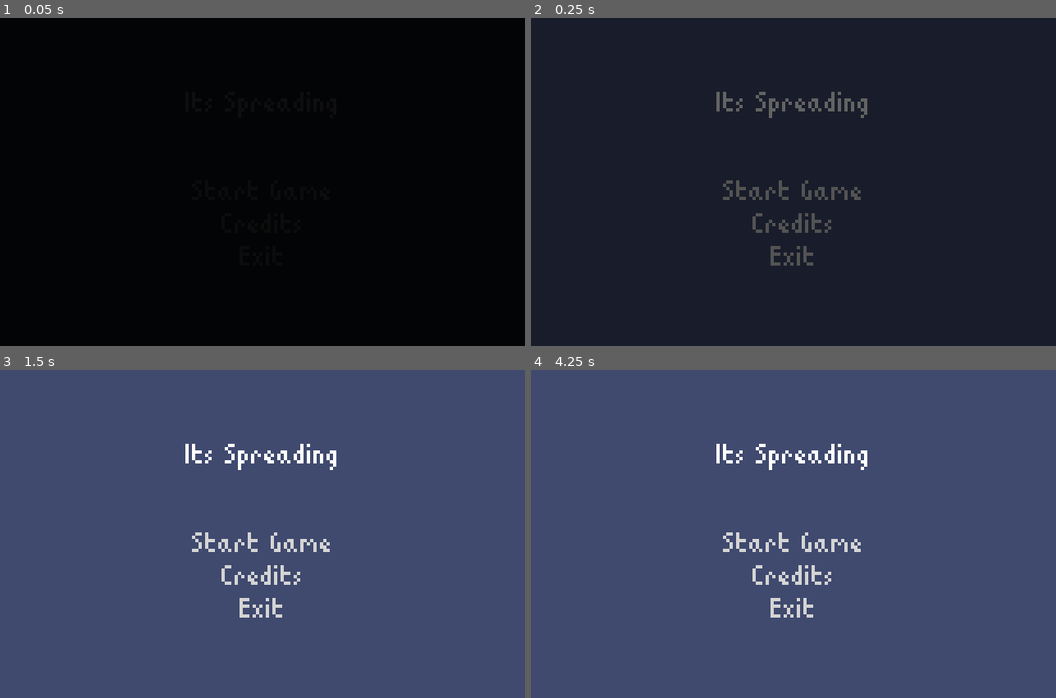
Above: before the commit, frames 1-4 (two rows, left to right).
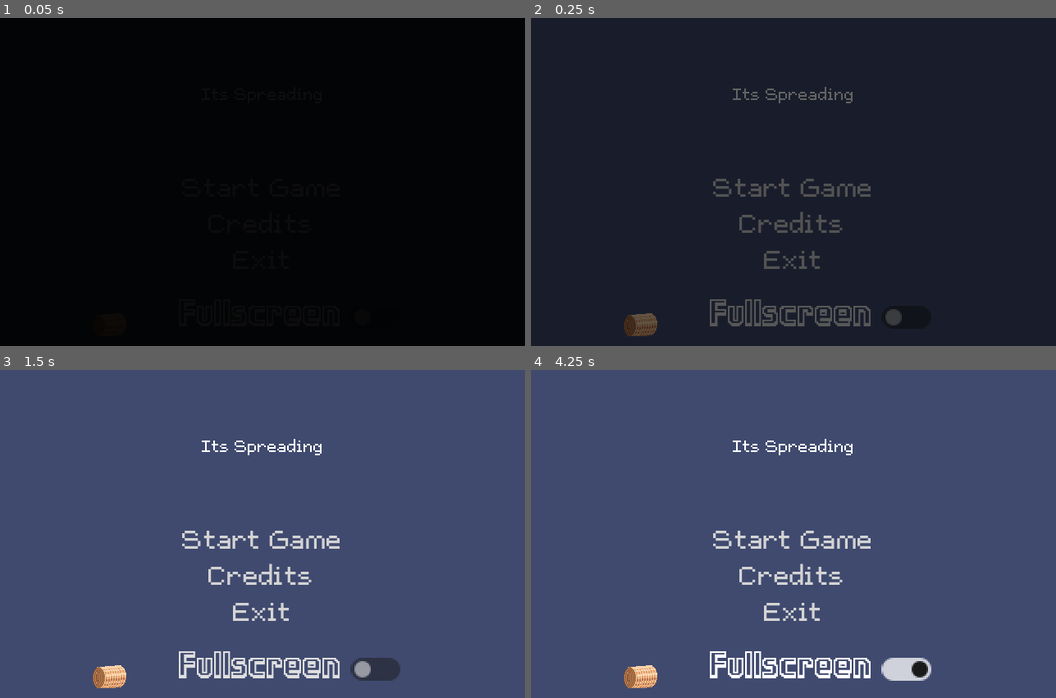
Above: after the commit, the same moments.

Repository: ColtonPhillips/its-spreading
Game: Godot game, scene res://scenes/gui/main_menu/main_menu.tscn
Same seed, same stepped clock (60 frames per second), same inputs: the game is played once before the commit and once after it. Sound files missing from this copy of the repository are replaced by a short silence.
Inputs:
- Up to frame 1 (0.05 s): no input
- Up to frame 2 (0.25 s): no input
- Up to frame 3 (1.5 s): hold D (move_right) 0.53-1.28 s; tap Enter at 1.25 s; hold S (move_down) from 1.28 s (still down)
- Up to frame 4 (4.25 s): tap Space at 2, 3.5 s; release S (move_down) at 2.03 s; hold D (move_right) 2.03-2.78 s; tap Enter at 2.75 s; hold W (move_up) 2.78-3.53 s; hold A (move_left) from 3.53 s (still down); tap Escape (pause) at 4.15 s

The runs differ from the first frame. In frame 2, 3.7% of the frame differs, in the area x 17-71%, y 21-97%; in frame 3, 4.6%; in frame 4, 4.6%, in the area x 17-77%, y 21-97%.

Commit message:
refactored folders, accidentally broke themes, played with themes, added full screen option + bindings
heres a novel thought? sorting your crap.

Diff:
--- a/font/font_theme.tres
+++ /dev/null
@@ -1,6 +0,0 @@
-[gd_resource type="Theme" load_steps=2 format=3 uid="uid://bcf1wtgftcnmh"]
-
-[ext_resource type="FontFile" uid="uid://dmompifepalc2" path="res://font/ttf/ChevyRay - Babyblocks.ttf" id="1_ygrel"]
-
-[resource]
-default_font = ExtResource("1_ygrel")
--- a/project.godot
+++ b/project.godot
@@ -38,6 +38,12 @@
 movie_writer/movie_file="C:/Users/Blair/Desktop/godot.avi"
 movie_writer/disable_vsync=true
 movie_writer/fps=30
+
+[file_customization]
+
+folder_colors={
+"res://source/": "yellow"
+}
 
 [input]
 
@@ -84,6 +90,12 @@
 , Object(InputEventJoypadButton,"resource_local_to_scene":false,"resource_name":"","device":-1,"button_index":4,"pressure":0.0,"pressed":false,"script":null)
 ]
 }
+toggle_fullscreen={
+"deadzone": 0.5,
+"events": [Object(InputEventKey,"resource_local_to_scene":false,"resource_name":"","device":-1,"window_id":0,"alt_pressed":false,"shift_pressed":false,"ctrl_pressed":false,"meta_pressed":false,"pressed":false,"keycode":0,"physical_keycode":4194342,"key_label":0,"unicode":0,"echo":false,"script":null)
+, Object(InputEventKey,"resource_local_to_scene":false,"resource_name":"","device":-1,"window_id":0,"alt_pressed":true,"shift_pressed":false,"ctrl_pressed":false,"meta_pressed":false,"pressed":false,"keycode":0,"physical_keycode":4194309,"key_label":0,"unicode":0,"echo":false,"script":null)
+]
+}
 
 [layer_names]
 
--- a/scenes/gameplay/enemy/enemies/fire_orb_enemy.tscn
+++ b/scenes/gameplay/enemy/enemies/fire_orb_enemy.tscn
@@ -1,7 +1,7 @@
 [gd_scene load_steps=11 format=3 uid="uid://bjopb88sq766e"]
 
 [ext_resource type="PackedScene" uid="uid://0pcv5ermn1p" path="res://scenes/gameplay/enemy/enemy.tscn" id="1_ni0a7"]
-[ext_resource type="Texture2D" uid="uid://cfwrapopm5gpd" path="res://art/gameplay/enemies/fire_orb.png" id="2_4w3uu"]
+[ext_resource type="Texture2D" uid="uid://cfwrapopm5gpd" path="res://res/art/gameplay/enemies/fire_orb.png" id="2_4w3uu"]
 [ext_resource type="Resource" uid="uid://bu1pcfn87u3ow" path="res://resources/stats/actor/enemies/fire_orb_stats.tres" id="3_rn4ym"]
 
 [sub_resource type="AtlasTexture" id="AtlasTexture_chd8f"]
--- a/scenes/gameplay/enemy/enemies/wisp_enemy.tscn
+++ b/scenes/gameplay/enemy/enemies/wisp_enemy.tscn
@@ -1,7 +1,7 @@
 [gd_scene load_steps=12 format=3 uid="uid://dkiuk5y53nmy2"]
 
 [ext_resource type="PackedScene" uid="uid://0pcv5ermn1p" path="res://scenes/gameplay/enemy/enemy.tscn" id="1_da14o"]
-[ext_resource type="Texture2D" uid="uid://i6jyp6ge72mt" path="res://art/gameplay/enemies/wisp.png" id="2_ebks5"]
+[ext_resource type="Texture2D" uid="uid://i6jyp6ge72mt" path="res://res/art/gameplay/enemies/wisp.png" id="2_ebks5"]
 [ext_resource type="Resource" uid="uid://duhyac1dhce1a" path="res://resources/stats/actor/enemies/wisp_stats.tres" id="3_6gfxt"]
 
 [sub_resource type="AtlasTexture" id="AtlasTexture_y4aqi"]
--- a/scenes/gameplay/enemy/enemy.tscn
+++ b/scenes/gameplay/enemy/enemy.tscn
@@ -3,14 +3,14 @@
 [ext_resource type="Script" path="res://scenes/gameplay/enemy/enemy.gd" id="1_bi6oj"]
 [ext_resource type="PackedScene" uid="uid://dxwaejsl8qimd" path="res://scenes/components/physics/hurt_box.tscn" id="2_lk76p"]
 [ext_resource type="PackedScene" uid="uid://cjafynpl3f6fd" path="res://scenes/gameplay/loot/pickup.tscn" id="2_wgvuk"]
-[ext_resource type="Texture2D" uid="uid://d07g3qtks3hl2" path="res://art/gameplay/shadow.png" id="3_cl4l7"]
+[ext_resource type="Texture2D" uid="uid://d07g3qtks3hl2" path="res://res/art/gameplay/shadow.png" id="3_cl4l7"]
 [ext_resource type="PackedScene" uid="uid://bdm5fxr8cplx8" path="res://scenes/components/physics/hit_box.tscn" id="3_nlj2i"]
 [ext_resource type="Script" path="res://scenes/components/movement/move_character_body_2d_component.gd" id="3_ynl7d"]
 [ext_resource type="Script" path="res://scenes/components/stats/actor_stats_component.gd" id="6_ysjh2"]
 [ext_resource type="Script" path="res://scenes/components/scale/scale_component.gd" id="7_44dt6"]
-[ext_resource type="AudioStream" uid="uid://cuj7221o7bai8" path="res://sound/sfx/hurt_enemy.wav" id="8_d7esr"]
+[ext_resource type="AudioStream" uid="uid://cuj7221o7bai8" path="res://res/sound/sfx/hurt_enemy.wav" id="8_d7esr"]
 [ext_resource type="Script" path="res://scenes/components/sound/variable_pitch_audio_stream_player.gd" id="9_lleqn"]
-[ext_resource type="AudioStream" uid="uid://d5y37mp1gb6e" path="res://sound/sfx/kill_enemy.wav" id="10_f1etg"]
+[ext_resource type="AudioStream" uid="uid://d5y37mp1gb6e" path="res://res/sound/sfx/kill_enemy.wav" id="10_f1etg"]
 
 [node name="Enemy" type="CharacterBody2D" groups=["enemy"]]
 y_sort_enabled = true
--- a/scenes/gameplay/loot/pickup.tscn
+++ b/scenes/gameplay/loot/pickup.tscn
@@ -1,6 +1,6 @@
 [gd_scene load_steps=14 format=3 uid="uid://cjafynpl3f6fd"]
 
-[ext_resource type="Texture2D" uid="uid://35khk818c4kx" path="res://art/gameplay/pickups/smoke_pickup.png" id="1_eykr0"]
+[ext_resource type="Texture2D" uid="uid://35khk818c4kx" path="res://res/art/gameplay/pickups/smoke_pickup.png" id="1_eykr0"]
 [ext_resource type="Script" path="res://scenes/gameplay/loot/pickup.gd" id="1_n707f"]
 [ext_resource type="Script" path="res://scenes/components/movement/move_position_component.gd" id="3_cmepo"]
 
--- a/scenes/gameplay/obstacles/blocks/bale_block.tscn
+++ b/scenes/gameplay/obstacles/blocks/bale_block.tscn
@@ -1,7 +1,7 @@
 [gd_scene load_steps=4 format=3 uid="uid://bk8yby3ot6nju"]
 
 [ext_resource type="PackedScene" uid="uid://kcswp7pahkxl" path="res://scenes/gameplay/obstacles/block.tscn" id="1_1qq4d"]
-[ext_resource type="Texture2D" uid="uid://6liiirbd1fed" path="res://art/gameplay/environment/hay_bale.png" id="2_ahk8s"]
+[ext_resource type="Texture2D" uid="uid://6liiirbd1fed" path="res://res/art/gameplay/environment/hay_bale.png" id="2_ahk8s"]
 
 [sub_resource type="CapsuleShape2D" id="CapsuleShape2D_m3nsp"]
 radius = 11.5417
--- a/scenes/gameplay/obstacles/blocks/rock_block.tscn
+++ b/scenes/gameplay/obstacles/blocks/rock_block.tscn
@@ -1,8 +1,8 @@
 [gd_scene load_steps=5 format=3 uid="uid://ir75jd4mwilt"]
 
 [ext_resource type="PackedScene" uid="uid://kcswp7pahkxl" path="res://scenes/gameplay/obstacles/block.tscn" id="1_nc0cd"]
-[ext_resource type="Texture2D" uid="uid://uga1vtov1byt" path="res://art/gameplay/environment/misc.png" id="2_iprcv"]
-[ext_resource type="Texture2D" uid="uid://d07g3qtks3hl2" path="res://art/gameplay/shadow.png" id="3_gi6u7"]
+[ext_resource type="Texture2D" uid="uid://uga1vtov1byt" path="res://res/art/gameplay/environment/misc.png" id="2_iprcv"]
+[ext_resource type="Texture2D" uid="uid://d07g3qtks3hl2" path="res://res/art/gameplay/shadow.png" id="3_gi6u7"]
 
 [sub_resource type="CapsuleShape2D" id="CapsuleShape2D_ghy3b"]
 radius = 4.5
--- a/scenes/gameplay/projectiles/projectiles/water_orb_projectile.tscn
+++ b/scenes/gameplay/projectiles/projectiles/water_orb_projectile.tscn
@@ -1,7 +1,7 @@
 [gd_scene load_steps=10 format=3 uid="uid://csafkqwts3rfk"]
 
 [ext_resource type="PackedScene" uid="uid://bgvdp80mpx8at" path="res://scenes/gameplay/projectiles/projectile.tscn" id="1_04puj"]
-[ext_resource type="Texture2D" uid="uid://c2een0ewjk4wm" path="res://art/gameplay/powers/water_projectile.png" id="2_2bdfl"]
+[ext_resource type="Texture2D" uid="uid://c2een0ewjk4wm" path="res://res/art/gameplay/powers/water_projectile.png" id="2_2bdfl"]
 
 [sub_resource type="AtlasTexture" id="AtlasTexture_kuo6n"]
 atlas = ExtResource("2_2bdfl")
--- a/scenes/global.gd
+++ b/scenes/global.gd
@@ -1,3 +1,12 @@
 extends Node
 
 var player : Player = null
+
+# Don't use this in the main menu!
+var ToggledOn = false
+func Toggle_Fullscreen():
+	ToggledOn = not ToggledOn
+	if ToggledOn:
+		DisplayServer.window_set_mode(DisplayServer.WINDOW_MODE_FULLSCREEN)
+	else:
+		DisplayServer.window_set_mode(DisplayServer.WINDOW_MODE_WINDOWED)
--- a/scenes/gui/credits/credits.tscn
+++ b/scenes/gui/credits/credits.tscn
@@ -1,6 +1,6 @@
 [gd_scene load_steps=3 format=3 uid="uid://51831lqhf2oq"]
 
-[ext_resource type="Theme" uid="uid://bcf1wtgftcnmh" path="res://font/font_theme.tres" id="1_x1b5j"]
+[ext_resource type="Theme" uid="uid://bcf1wtgftcnmh" path="res://themes/font_theme.tres" id="1_x1b5j"]
 [ext_resource type="Script" path="res://scenes/gui/credits/back_button.gd" id="2_0d3ck"]
 
 [node name="Credits" type="MarginContainer"]
--- a/scenes/gui/main_menu/main_menu.gd
+++ b/scenes/gui/main_menu/main_menu.gd
@@ -17,3 +17,11 @@
 
 func _on_exit_link_pressed():
 	get_tree().quit();
+
+
+func _on_check_button_toggled(toggled_on):
+	if toggled_on:
+		DisplayServer.window_set_mode(DisplayServer.WINDOW_MODE_FULLSCREEN)
+	else:
+		DisplayServer.window_set_mode(DisplayServer.WINDOW_MODE_WINDOWED)
+	print (DisplayServer.window_get_mode())
--- a/scenes/gui/main_menu/main_menu.tscn
+++ b/scenes/gui/main_menu/main_menu.tscn
@@ -1,10 +1,29 @@
-[gd_scene load_steps=9 format=3 uid="uid://c6djgc5rsd3g2"]
+[gd_scene load_steps=16 format=3 uid="uid://c6djgc5rsd3g2"]
 
-[ext_resource type="Theme" uid="uid://bcf1wtgftcnmh" path="res://font/font_theme.tres" id="1_142fs"]
 [ext_resource type="Script" path="res://scenes/gui/main_menu/main_menu.gd" id="2_7dbyw"]
 [ext_resource type="Theme" uid="uid://ybvdicuwr115" path="res://scenes/gui/main_menu/main_menu.tres" id="3_84nfo"]
 [ext_resource type="PackedScene" uid="uid://27phkm3uydxm" path="res://scenes/world.tscn" id="3_h4g7h"]
 [ext_resource type="PackedScene" uid="uid://51831lqhf2oq" path="res://scenes/gui/credits/credits.tscn" id="3_m02a8"]
+[ext_resource type="FontFile" uid="uid://dm3ughxiux3id" path="res://res/font/ttf/lowres/ChevyRay - Bird Seed.ttf" id="6_0fs6r"]
+[ext_resource type="Texture2D" uid="uid://6liiirbd1fed" path="res://res/art/gameplay/environment/hay_bale.png" id="6_024mt"]
+[ext_resource type="FontFile" uid="uid://pl05vf8mg4tl" path="res://res/font/ttf/detail/ChevyRay - Bubble Time.ttf" id="6_jha0i"]
+
+[sub_resource type="Theme" id="Theme_xiyjw"]
+default_font = ExtResource("6_0fs6r")
+default_font_size = 10
+
+[sub_resource type="Theme" id="Theme_r36pu"]
+default_font = ExtResource("6_jha0i")
+default_font_size = 22
+
+[sub_resource type="StyleBoxEmpty" id="StyleBoxEmpty_e0hpo"]
+
+[sub_resource type="InputEventKey" id="InputEventKey_g2038"]
+device = -1
+keycode = 4194305
+
+[sub_resource type="Shortcut" id="Shortcut_u8gym"]
+events = [SubResource("InputEventKey_g2038")]
 
 [sub_resource type="Animation" id="Animation_pmv3q"]
 length = 0.001
@@ -78,7 +97,7 @@
 anchor_bottom = 1.0
 grow_horizontal = 2
 grow_vertical = 2
-theme = ExtResource("1_142fs")
+theme = SubResource("Theme_xiyjw")
 
 [node name="MenuLabelsContainer" type="VBoxContainer" parent="MainMenuContainer"]
 layout_mode = 2
@@ -108,6 +127,26 @@
 text = "Exit"
 underline = 2
 
+[node name="Node2D" type="Node2D" parent="MainMenuContainer/MenuLabelsContainer"]
+position = Vector2(5.3, 7.1)
+scale = Vector2(1.015, 1.015)
+
+[node name="CheckButton" type="CheckButton" parent="MainMenuContainer/MenuLabelsContainer/Node2D"]
+custom_minimum_size = Vector2(200, 0)
+layout_direction = 2
+offset_left = -67.2906
+offset_top = 116.158
+offset_right = 132.709
+offset_bottom = 147.158
+tooltip_text = "big ole "
+theme = SubResource("Theme_r36pu")
+theme_override_styles/focus = SubResource("StyleBoxEmpty_e0hpo")
+shortcut = SubResource("Shortcut_u8gym")
+text = "Fullscreen"
+icon = ExtResource("6_024mt")
+alignment = 2
+expand_icon = true
+
 [node name="ColorRect" type="ColorRect" parent="."]
 visible = false
 anchors_preset = 15
@@ -125,3 +164,4 @@
 [connection signal="pressed" from="MainMenuContainer/MenuLabelsContainer/StartGameLink" to="." method="_on_start_game_link_pressed"]
 [connection signal="pressed" from="MainMenuContainer/MenuLabelsContainer/CreditsLink" to="." method="_on_credits_link_pressed"]
 [connection signal="pressed" from="MainMenuContainer/MenuLabelsContainer/ExitLink" to="." method="_on_exit_link_pressed"]
+[connection signal="toggled" from="MainMenuContainer/MenuLabelsContainer/Node2D/CheckButton" to="." method="_on_check_button_toggled"]
--- a/scenes/gui/pause_menu/pause_menu.tscn
+++ b/scenes/gui/pause_menu/pause_menu.tscn
@@ -1,6 +1,6 @@
 [gd_scene load_steps=10 format=3 uid="uid://cpdqptrcoi86i"]
 
-[ext_resource type="Theme" uid="uid://bcf1wtgftcnmh" path="res://font/font_theme.tres" id="1_g8ox3"]
+[ext_resource type="Theme" uid="uid://bcf1wtgftcnmh" path="res://themes/font_theme.tres" id="1_g8ox3"]
 [ext_resource type="PackedScene" uid="uid://c6djgc5rsd3g2" path="res://scenes/gui/main_menu/main_menu.tscn" id="2_34mhg"]
 [ext_resource type="Script" path="res://scenes/gui/pause_menu/pause_menu.gd" id="2_vwlm7"]
 [ext_resource type="Theme" uid="uid://btmi0dwsxaokb" path="res://scenes/gui/pause_menu/paused_label.tres" id="3_05x3o"]
--- a/scenes/player/player.gd
+++ b/scenes/player/player.gd
@@ -23,6 +23,12 @@
 	Global.player = self
 	fire_rate_timer.timeout.connect(fire_weapon)
 
+func _input(event: InputEvent) -> void:
+	var x_mov = Input.get_axis("move_left", "move_right")
+	var x = Input.get("toggle_fullscreen")
+
+	if event.is_action_pressed("toggle_fullscreen"):
+		Global.Toggle_Fullscreen()
 func _physics_process(delta):
 	animation(delta)
 
--- a/scenes/player/player.tscn
+++ b/scenes/player/player.tscn
@@ -1,14 +1,14 @@
 [gd_scene load_steps=21 format=3 uid="uid://c3vntakhy0jq7"]
 
 [ext_resource type="Script" path="res://scenes/player/player.gd" id="1_2stqb"]
-[ext_resource type="Texture2D" uid="uid://d3nftxbopob5v" path="res://art/gameplay/player/player.png" id="2_mluj1"]
+[ext_resource type="Texture2D" uid="uid://d3nftxbopob5v" path="res://res/art/gameplay/player/player.png" id="2_mluj1"]
 [ext_resource type="Script" path="res://scenes/components/spawn/spawner_component.gd" id="3_8jtw5"]
 [ext_resource type="PackedScene" uid="uid://dxwaejsl8qimd" path="res://scenes/components/physics/hurt_box.tscn" id="3_b0mcm"]
 [ext_resource type="Script" path="res://scenes/components/movement/move_character_body_2d_component.gd" id="3_ijo0d"]
 [ext_resource type="Script" path="res://scenes/components/movement/move_input_component.gd" id="3_ptxy4"]
 [ext_resource type="PackedScene" uid="uid://csafkqwts3rfk" path="res://scenes/gameplay/projectiles/projectiles/water_orb_projectile.tscn" id="4_r3uhc"]
 [ext_resource type="Resource" uid="uid://ci047nbwo55s2" path="res://resources/stats/player/player_stats.tres" id="5_4c67a"]
-[ext_resource type="AudioStream" uid="uid://vs343xtxovq0" path="res://sound/sfx/exp_pickup.wav" id="6_7leyi"]
+[ext_resource type="AudioStream" uid="uid://vs343xtxovq0" path="res://res/sound/sfx/exp_pickup.wav" id="6_7leyi"]
 [ext_resource type="Script" path="res://scenes/components/sound/variable_pitch_audio_stream_player.gd" id="7_5wn3i"]
 [ext_resource type="Script" path="res://scenes/components/stats/actor_stats_component.gd" id="10_heau0"]
 
--- a/scenes/world.tscn
+++ b/scenes/world.tscn
@@ -1,13 +1,13 @@
 [gd_scene load_steps=13 format=3 uid="uid://27phkm3uydxm"]
 
 [ext_resource type="PackedScene" uid="uid://c3vntakhy0jq7" path="res://scenes/player/player.tscn" id="1_5kmuy"]
-[ext_resource type="Texture2D" uid="uid://5dtxv8q8u4ae" path="res://art/gameplay/environment/grass.png" id="1_m36ed"]
+[ext_resource type="Texture2D" uid="uid://5dtxv8q8u4ae" path="res://res/art/gameplay/environment/grass.png" id="1_m36ed"]
 [ext_resource type="PackedScene" uid="uid://x43epic8paf7" path="res://scenes/gameplay/enemy_spawner.tscn" id="3_luq5g"]
 [ext_resource type="PackedScene" uid="uid://bjopb88sq766e" path="res://scenes/gameplay/enemy/enemies/fire_orb_enemy.tscn" id="4_p1ix0"]
 [ext_resource type="PackedScene" uid="uid://dkiuk5y53nmy2" path="res://scenes/gameplay/enemy/enemies/wisp_enemy.tscn" id="4_y0un6"]
 [ext_resource type="Script" path="res://scenes/gameplay/spawn_info.gd" id="5_7m54o"]
 [ext_resource type="PackedScene" uid="uid://boxf2pg7c1da4" path="res://scenes/gameplay/testing_chamber.tscn" id="7_3lalr"]
-[ext_resource type="AudioStream" uid="uid://b2rln4mnh1h5c" path="res://sound/music/DarkTheme.mp3" id="9_prxxj"]
+[ext_resource type="AudioStream" uid="uid://b2rln4mnh1h5c" path="res://res/sound/music/DarkTheme.mp3" id="9_prxxj"]
 
 [sub_resource type="Resource" id="Resource_3yj5a"]
 script = ExtResource("5_7m54o")
--- /dev/null
+++ b/themes/font_theme.tres
@@ -0,0 +1,6 @@
+[gd_resource type="Theme" load_steps=2 format=3 uid="uid://bcf1wtgftcnmh"]
+
+[ext_resource type="FontFile" uid="uid://dmompifepalc2" path="res://res/font/ttf/lowres/ChevyRay - Babyblocks.ttf" id="1_ygrel"]
+
+[resource]
+default_font = ExtResource("1_ygrel")
Not shown, removed: art/gameplay/enemies/fire_orb.png.import
Not shown, removed: art/gameplay/enemies/wisp.png.import
Not shown, removed: art/gameplay/environment/fence.png.import
Not shown, removed: art/gameplay/environment/foliage.png.import
Not shown, removed: art/gameplay/environment/grass.png.import
Not shown, removed: art/gameplay/environment/grass_tiles.png.import
Not shown, removed: art/gameplay/environment/hay_bale.png.import
Not shown, removed: art/gameplay/environment/misc.png.import
Not shown, removed: art/gameplay/environment/rock.png.import
Not shown, removed: art/gameplay/pickups/smoke_pickup.png.import
Not shown, removed: art/gameplay/player/player.png.import
Not shown, removed: art/gameplay/powers/water_claw.png.import
(and 163 more such lines)
